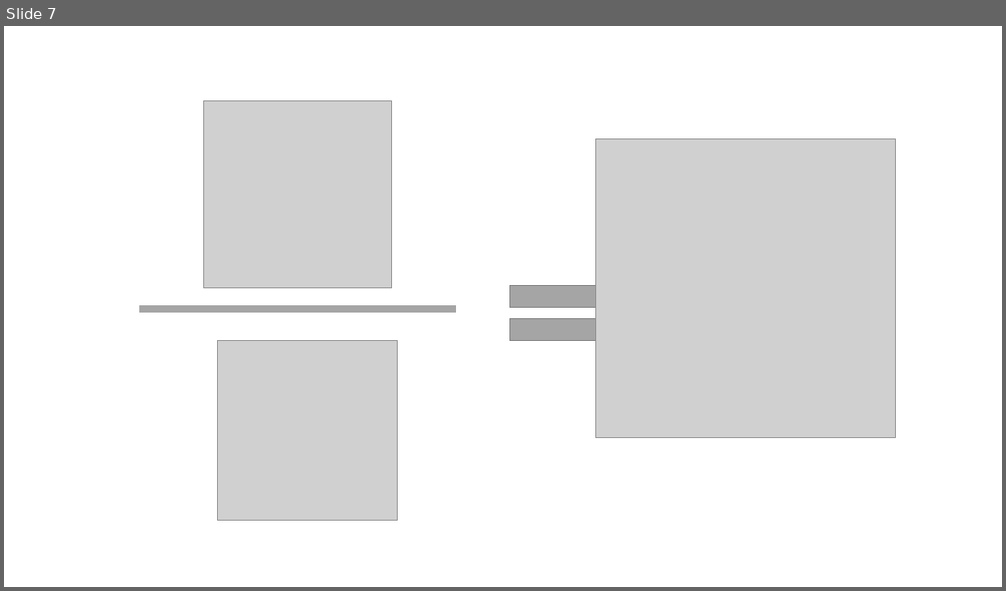
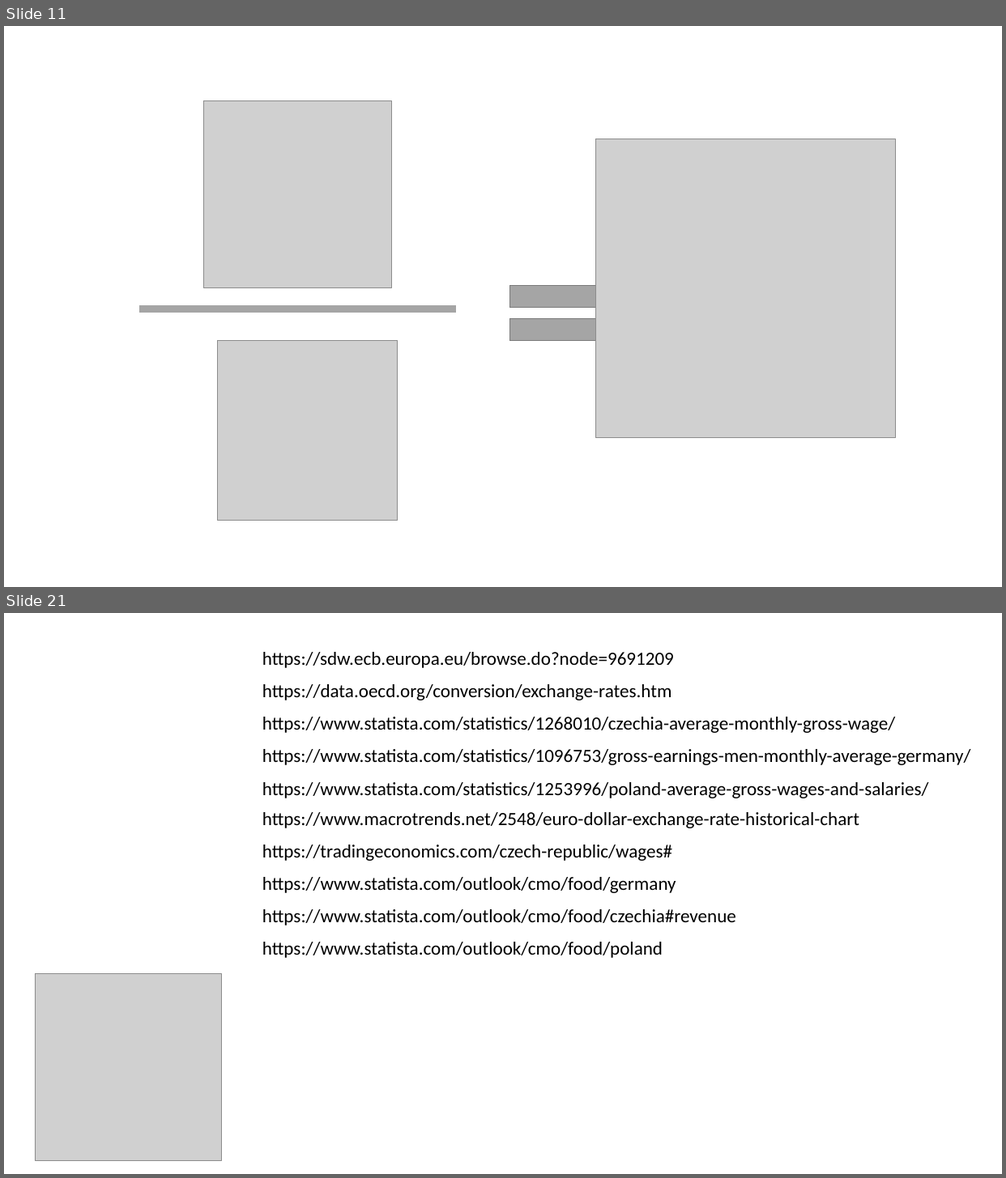
Before and after one commit to 1Jaroslav1/SAD_P1, a slide deck: Problem2/SAD_Problem_2.pptx. Shown one above the other, each under a label of ours: slide 7 before the commit, slides 11 and 21 after it; the slides between them are not shown. The pictures are 1006x591 and 1006x1178 pixels, drawn with LibreOffice and Linux fonts; fonts in the diff are those of the drawing; grey boxes stand for pictures. Boxes give left, top, right and bottom in pixels: in the first picture for what was removed or moved away, otherwise in the second. Text is boxed around its words. In the diff, an @@ line names an element or a change of style, - is before the commit and + after.

```diff
--- a/Problem2/SAD_Problem_2.pptx
+++ b/Problem2/SAD_Problem_2.pptx
@@ slide 21 added at bbox=[4, 613, 1002, 1174], background #FFFFFF @@
@@ text added at bbox=[262, 652, 674, 668], 18 pt, text #000000 @@
+https://sdw.ecb.europa.eu/browse.do?node=9691209
@@ text added at bbox=[262, 684, 672, 700], 18 pt, text #000000 @@
+https://data.oecd.org/conversion/exchange-rates.htm
@@ text added at bbox=[262, 717, 895, 733], 18 pt, text #000000 @@
+https://www.statista.com/statistics/1268010/czechia-average-monthly-gross-wage/
@@ text added at bbox=[262, 749, 971, 765], 18 pt, text #000000 @@
+https://www.statista.com/statistics/1096753/gross-earnings-men-monthly-average-germany/
@@ text added at bbox=[262, 782, 929, 798], 18 pt, text #000000 @@
+https://www.statista.com/statistics/1253996/poland-average-gross-wages-and-salaries/
@@ text added at bbox=[262, 812, 859, 828], 18 pt, text #000000 @@
+https://www.macrotrends.net/2548/euro-dollar-exchange-rate-historical-chart
@@ text added at bbox=[262, 845, 672, 861], 18 pt, text #000000 @@
+https://tradingeconomics.com/czech-republic/wages#
@@ text added at bbox=[262, 877, 676, 893], 18 pt, text #000000 @@
+https://www.statista.com/outlook/cmo/food/germany
@@ text added at bbox=[262, 909, 736, 926], 18 pt, text #000000 @@
+https://www.statista.com/outlook/cmo/food/czechia#revenue
@@ text added at bbox=[262, 942, 663, 958], 18 pt, text #000000 @@
+https://www.statista.com/outlook/cmo/food/poland
@@ picture added at bbox=[35, 974, 221, 1161] @@
@@ what was slide 7 is now slide 11 @@
```
Also in this commit, not shown: 2 slides changed, 14 other slides added, 4 slides removed, 15 other files.
